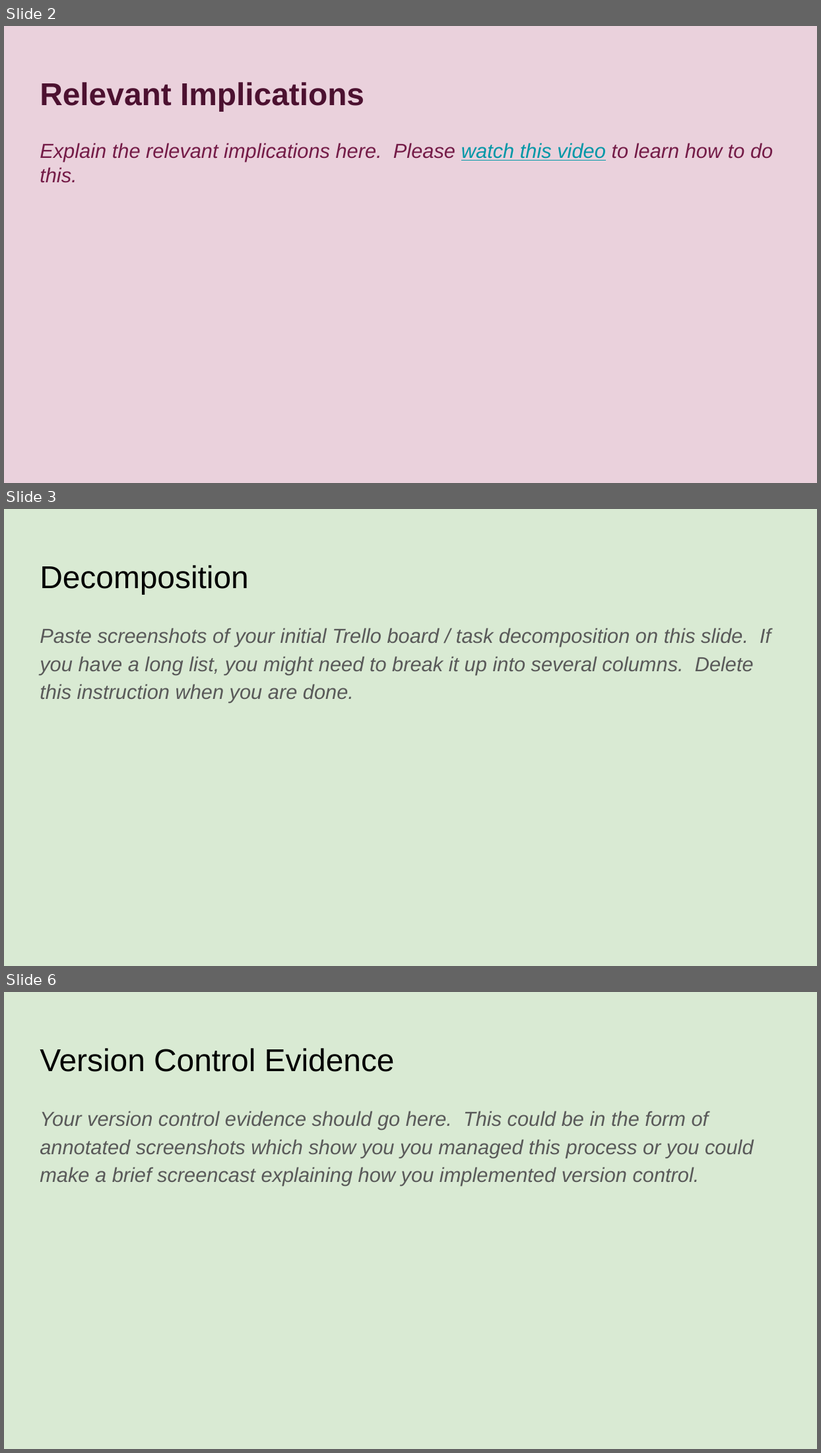
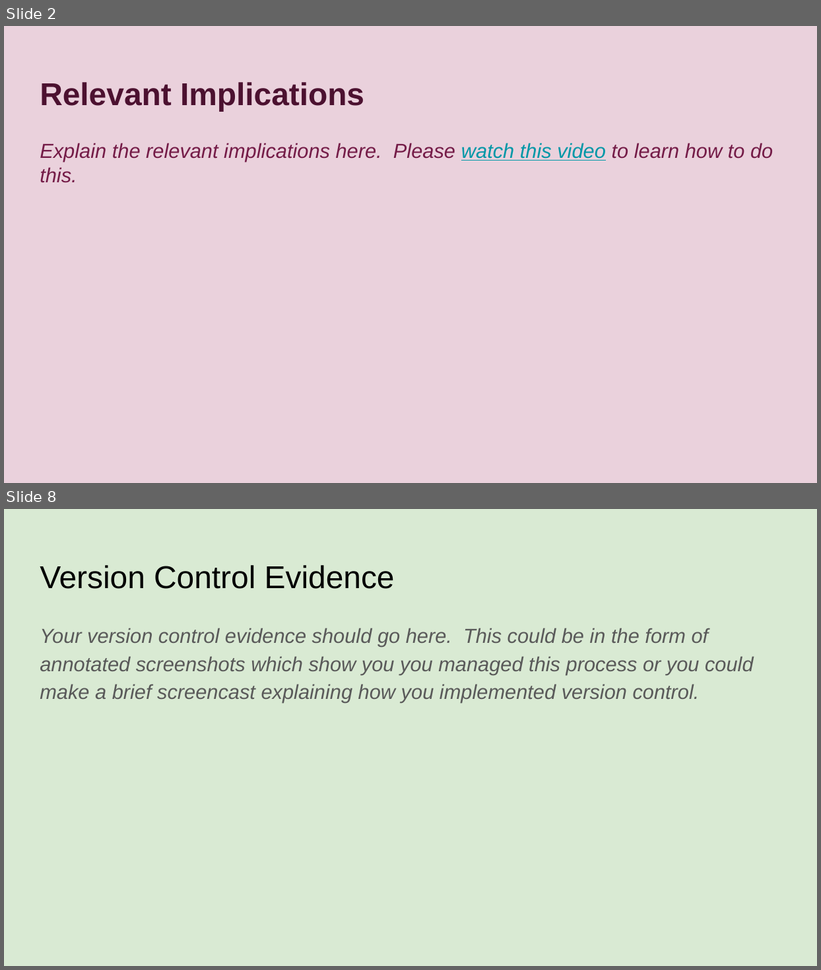
Before and after one commit to George7387/pizza_bot, a slide deck: 022_91893+_+91897+Documentation.pptx. Shown one above the other, each under a label of ours: slides 2, 3 and 6 before the commit, slides 2 and 8 after it; the slides between them are not shown. The pictures are 821x1453 and 821x970 pixels, drawn with LibreOffice and Linux fonts; fonts in the diff are those of the drawing. Boxes give left, top, right and bottom in pixels: in the first picture for what was removed or moved away, otherwise in the second. Text is boxed around its words. In the diff, an @@ line names an element or a change of style, - is before the commit and + after.

```diff
--- a/022_91893+_+91897+Documentation.pptx
+++ b/022_91893+_+91897+Documentation.pptx
@@ slide 3 removed at [4, 509, 817, 966], background #D9EAD3 @@
@@ title removed at [40, 565, 249, 594] @@
-Decomposition
@@ text removed at [40, 628, 771, 703] @@
-Paste screenshots of your initial Trello board / task decomposition on this slide. If you have a long list, you might need to break it up into several columns. Delete this instruction when you are done.
@@ what was slide 6 is now slide 8 @@
```
Also in this commit, not shown: 3 slides changed, 3 slides added, 2 other files.
